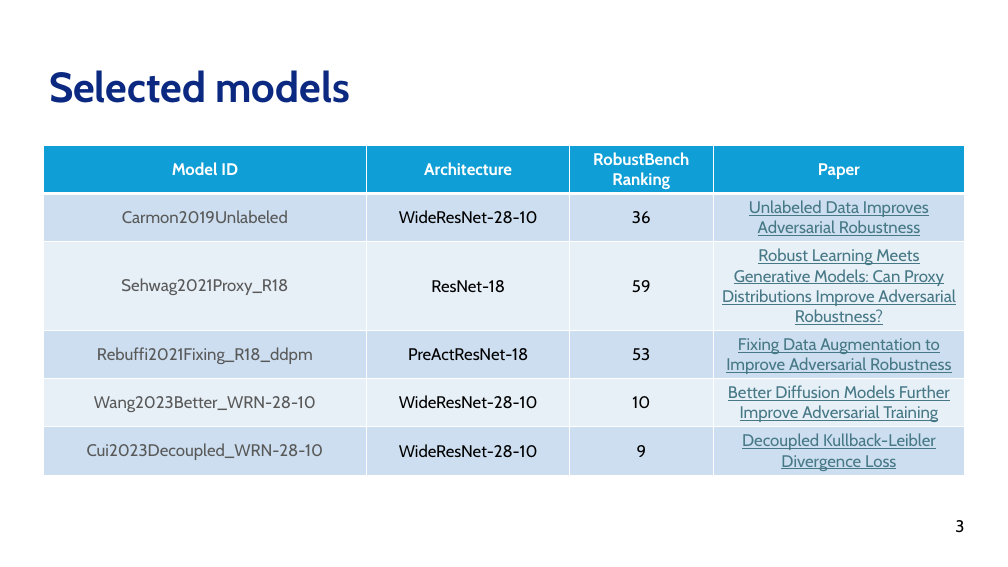
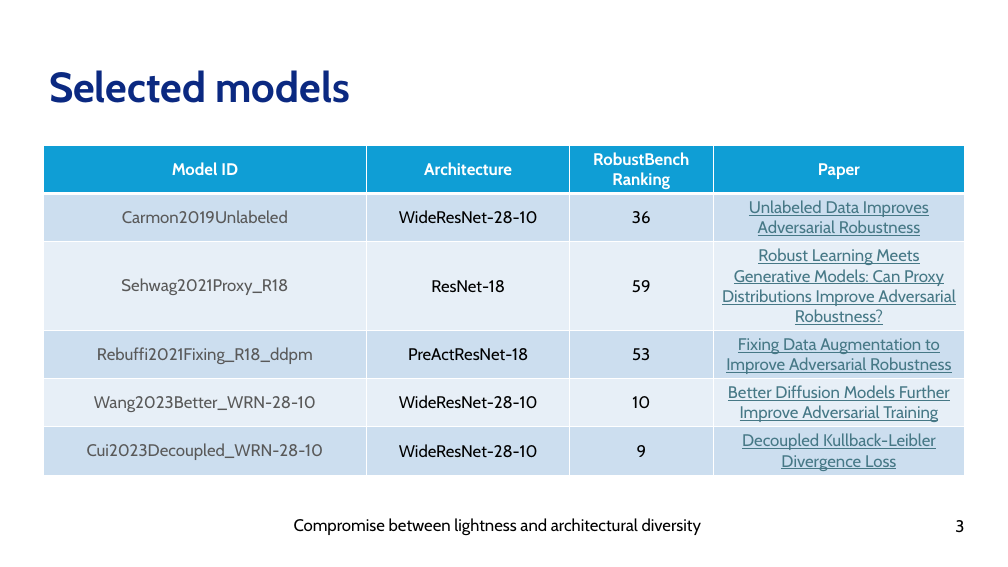
Before and after one commit to s-bello10/MLSec_Bello_S, a slide deck: slide 3 of MLSec_Bello_S_Project.pptx. Drawn at 1008x567 pixels with LibreOffice and Linux fonts; fonts in the diff are those of the drawing; background and template pictures are left out. Boxes give left, top, right and bottom in pixels: in the first picture for what was removed or moved away, otherwise in the second. Text is boxed around its words. In the diff, an @@ line names an element or a change of style, - is before the commit and + after.

```diff
--- a/MLSec_Bello_S_Project.pptx
+++ b/MLSec_Bello_S_Project.pptx
@@ text added at [294,518,701,535], 16 pt, text #000000 @@
+Compromise between lightness and architectural diversity
```
Also in this commit, not shown: 2 other slides changed, 1 slide added, 8 other files.
